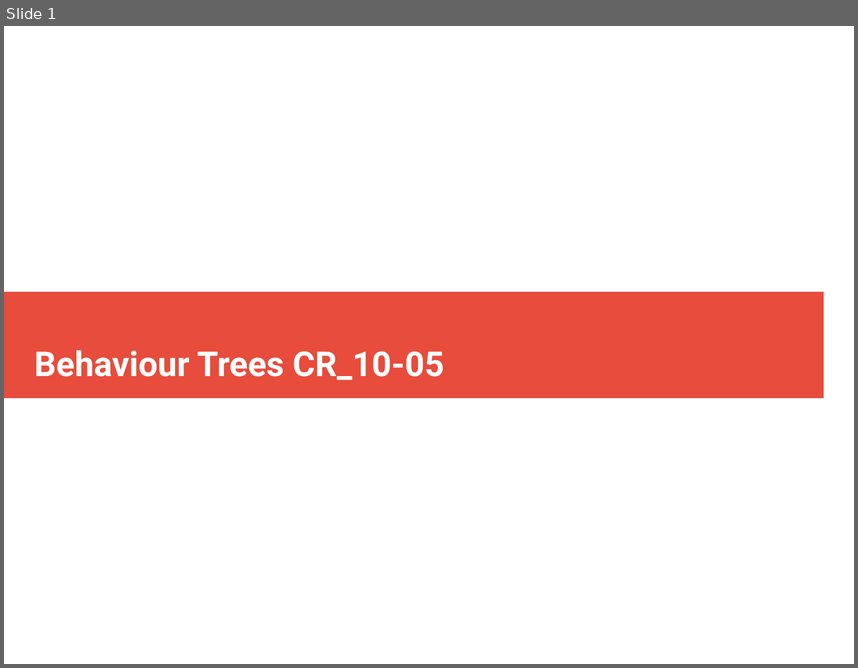
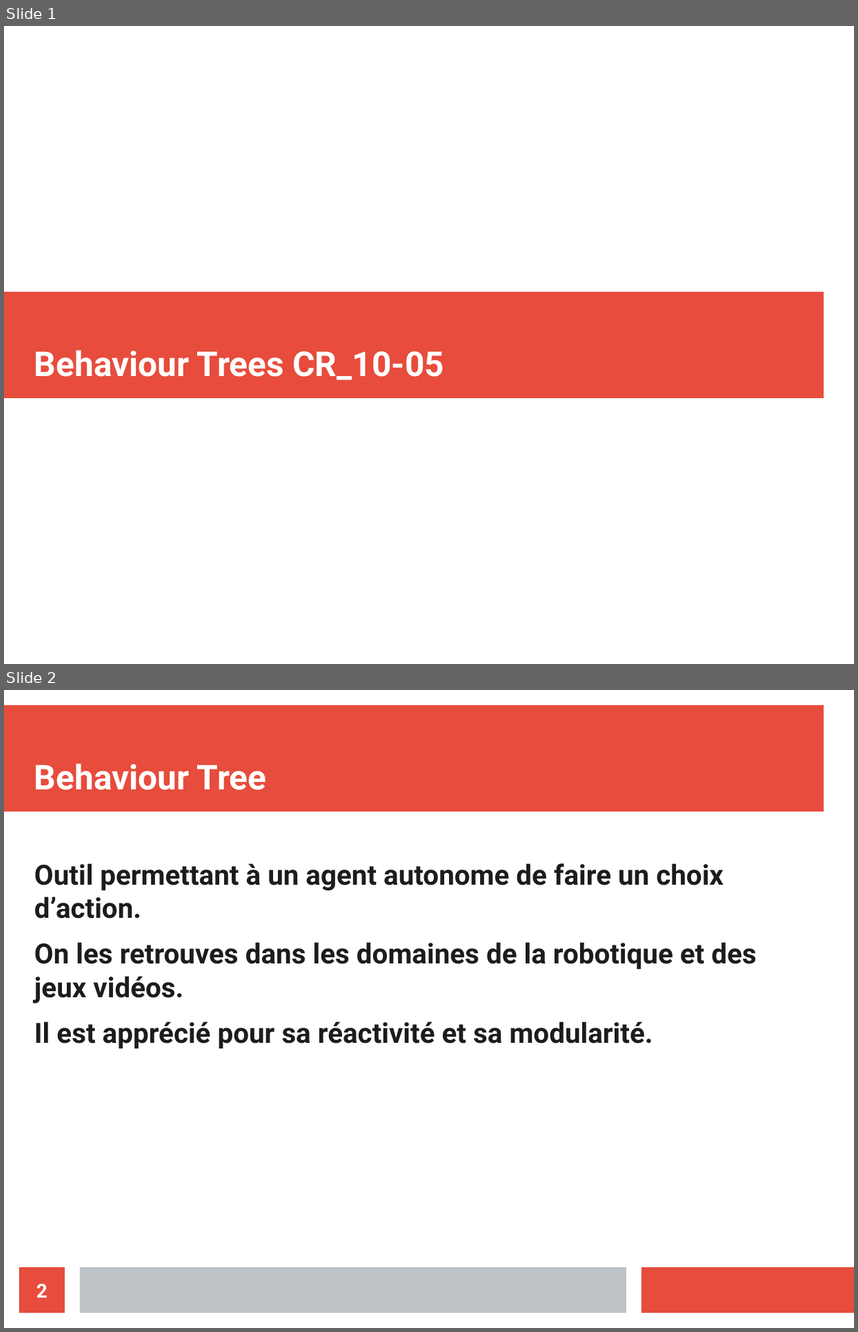
Before and after one commit to ValentinLebouvier/TAL2019, a slide deck: Comptes Rendus/CR_10-05.odp. Shown one above the other, each under a label of ours: slide 1 before the commit, slides 1 and 2 after it. The pictures are 858x668 and 858x1332 pixels, drawn with LibreOffice and Linux fonts; fonts in the diff are those of the drawing. Boxes give left, top, right and bottom in pixels: in the first picture for what was removed or moved away, otherwise in the second. Text is boxed around its words. In the diff, an @@ line names an element or a change of style, - is before the commit and + after.

```diff
--- a/Comptes Rendus/CR_10-05.odp
+++ b/Comptes Rendus/CR_10-05.odp
@@ slide 2 added at (x1=4, y1=690, x2=854, y2=1328), background #FFFFFF @@
@@ rectangle added at (x1=4, y1=705, x2=824, y2=812), fill #E74C3C @@
@@ title added at (x1=34, y1=763, x2=267, y2=790), 32 pt, text #FFFFFF, bold @@
+Behaviour Tree
@@ text added at (x1=34, y1=863, x2=756, y2=1049), 26 pt, text #1C1C1C, bold @@
+Outil permettant à un agent autonome de faire un choix d’action.
+On les retrouves dans les domaines de la robotique et des jeux vidéos.
+Il est apprécié pour sa réactivité et sa modularité.
@@ page number added at (x1=19, y1=1267, x2=65, y2=1312), fill #E74C3C, 18 pt, text #FFFFFF, bold @@
+2
@@ rectangle added at (x1=80, y1=1267, x2=626, y2=1312), fill #BDC3C7 @@
@@ rectangle added at (x1=642, y1=1267, x2=854, y2=1312), fill #E74C3C @@
```
Also in this commit, not shown: 2 slides changed, 3 other slides added, 1 slide removed, 1 other file.
